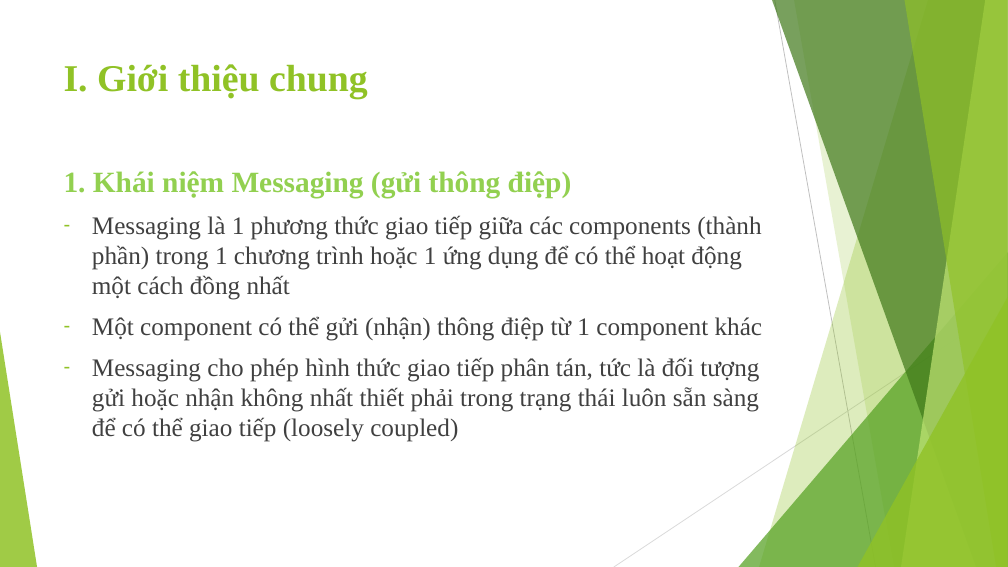
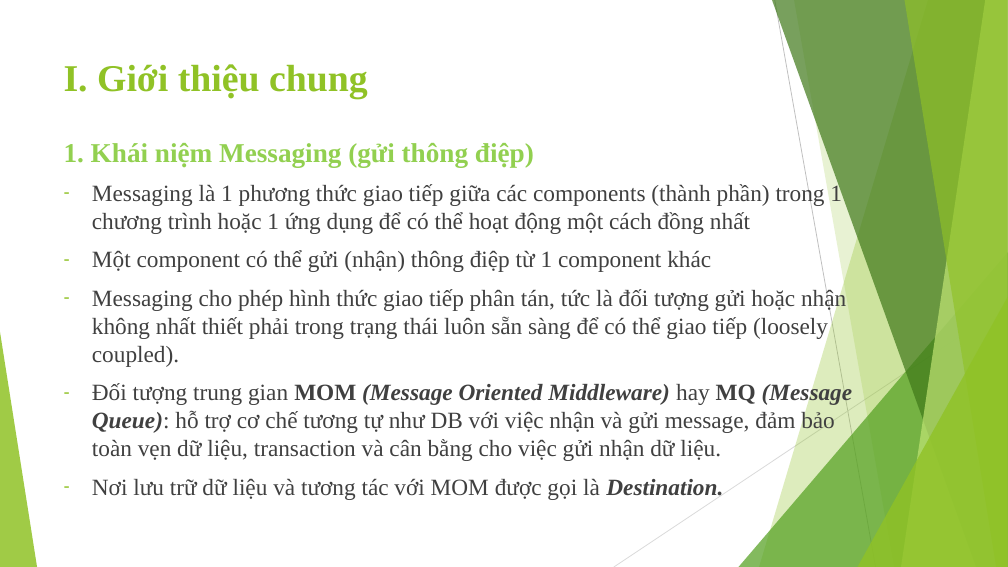
Before and after one commit to tranchuyen282/PTIT, a slide deck: slide 2 of PTPMDV/SlideJMS.pptx. Drawn at 1008x567 pixels with LibreOffice and Linux fonts; fonts in the diff are those of the drawing. Boxes give left, top, right and bottom in pixels: in the first picture for what was removed or moved away, otherwise in the second. Text is boxed around its words. In the diff, an @@ line names an element or a change of style, - is before the commit and + after.

```diff
--- a/PTPMDV/SlideJMS.pptx
+++ b/PTPMDV/SlideJMS.pptx
@@ text "1. Khái niệm Messaging (gửi ...": place and size @@
-text "1. Khái niệm Messaging (gửi ..." at bbox=[64, 171, 763, 442]
+text "1. Khái niệm Messaging (gửi ..." at bbox=[64, 143, 853, 500]
@@ text at bbox=[64, 143, 842, 272]: size 28 to 25.9 pt in "1. Khái niệm Messaging (gửi thông điệp)"; size 24 to 22.2 pt in "Messaging là 1 phương thức giao tiếp ...", "Một component có thể gửi (nhận) thông ..." @@
@@ text at bbox=[92, 288, 853, 500]: text changed; size 24 to 22.2 pt @@
-– Messaging cho phép hình thức giao tiếp phân tán, tức là đối tượng gửi hoặc nhận không nhất thiết phải trong trạng thái luôn sẵn sàng để có thể giao tiếp (loosely coupled)
+– Messaging cho phép hình thức giao tiếp phân tán, tức là đối tượng gửi hoặc nhận không nhất thiết phải trong trạng thái luôn sẵn sàng để có thể giao tiếp (loosely coupled).
+– Đối tượng trung gian MOM (Message Oriented Middleware) hay MQ (Message Queue): hỗ trợ cơ chế tương tự như DB với việc nhận và gửi message, đảm bảo toàn vẹn dữ liệu, transaction và cân bằng cho việc gửi nhận dữ liệu.
+– Nơi lưu trữ dữ liệu và tương tác với MOM được gọi là Destination.
```
Also in this commit, not shown: 5 other slides changed, 4 slides added, 3 slides removed, 9 other files.
